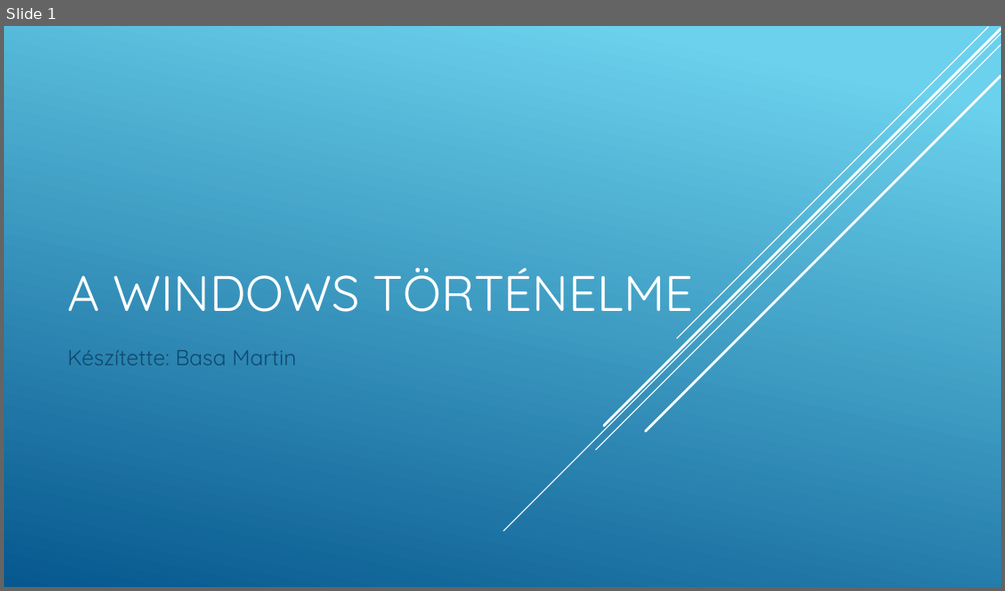
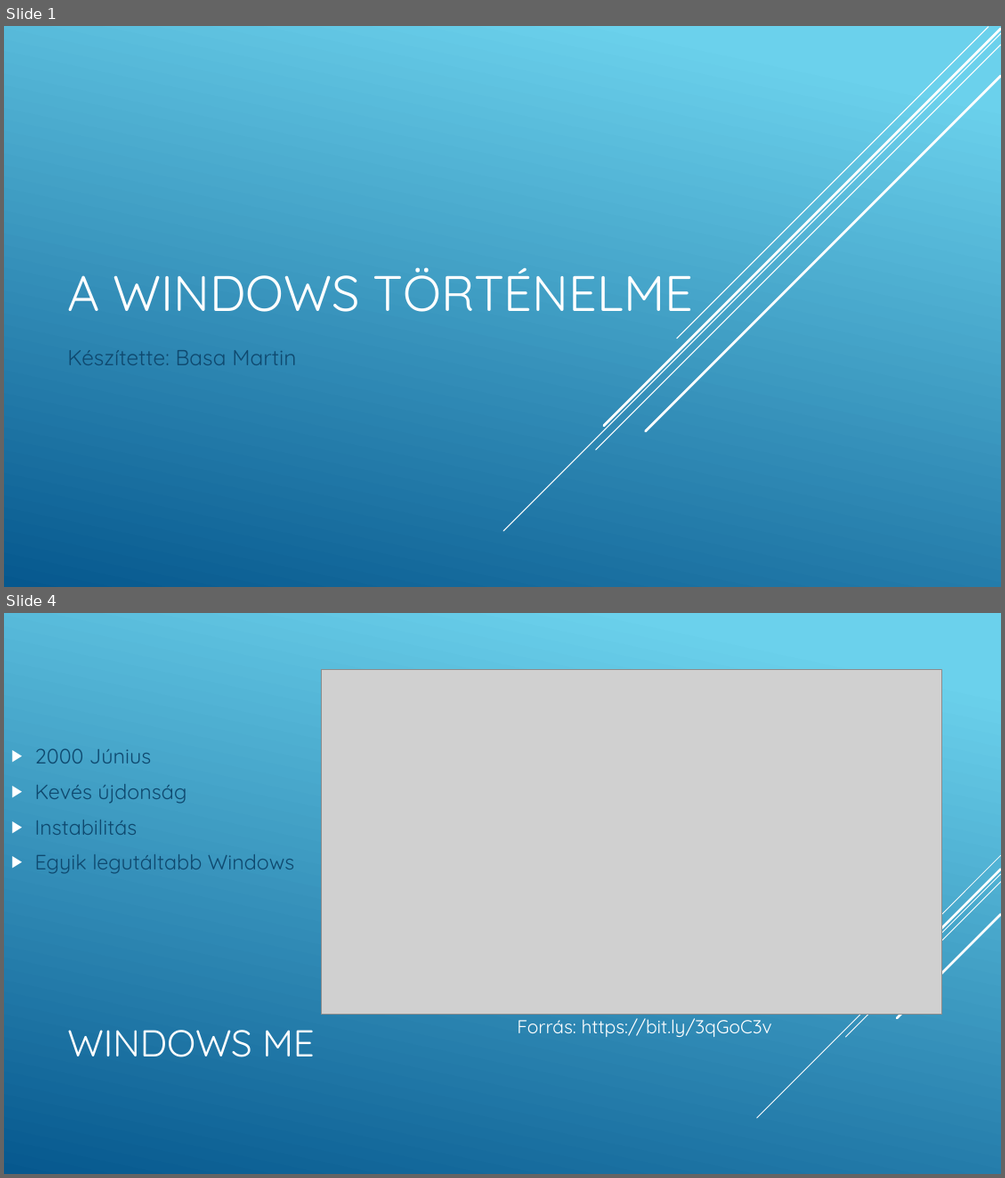
Before and after one commit to Martinanevem/ppt, a slide deck: A Windows történelme.pptx. Shown one above the other, each under a label of ours: slide 1 before the commit, slides 1 and 4 after it; the slides between them are not shown. The pictures are 1005x591 and 1005x1178 pixels, drawn with LibreOffice and Linux fonts; fonts in the diff are those of the drawing; grey boxes stand for pictures. Boxes give left, top, right and bottom in pixels: in the first picture for what was removed or moved away, otherwise in the second. Text is boxed around its words. In the diff, an @@ line names an element or a change of style, - is before the commit and + after.

```diff
--- a/A Windows történelme.pptx
+++ b/A Windows történelme.pptx
@@ slide 4 added at [4, 613, 1001, 1174], background gradient #6ED2EB to #06588E @@
@@ picture added at [321, 669, 942, 1013] @@
@@ text added at [35, 748, 294, 874], 20 pt, text #0F496F @@
+▶ 2000 Június
+▶ Kevés újdonság
+▶ Instabilitás
+▶ Egyik legutáltabb Windows
@@ group added at [757, 855, 1001, 1118]: 5 lines @@
@@ title added at [67, 1030, 315, 1057], 36 pt, text #FFFFFF @@
+WINDOWS ME
@@ text added at [517, 1018, 772, 1037], 18 pt, text #FFFFFF @@
+Forrás: https://bit.ly/3qGoC3v
```
Also in this commit, not shown: 1 slide changed, 7 other slides added, 2 slides removed.
